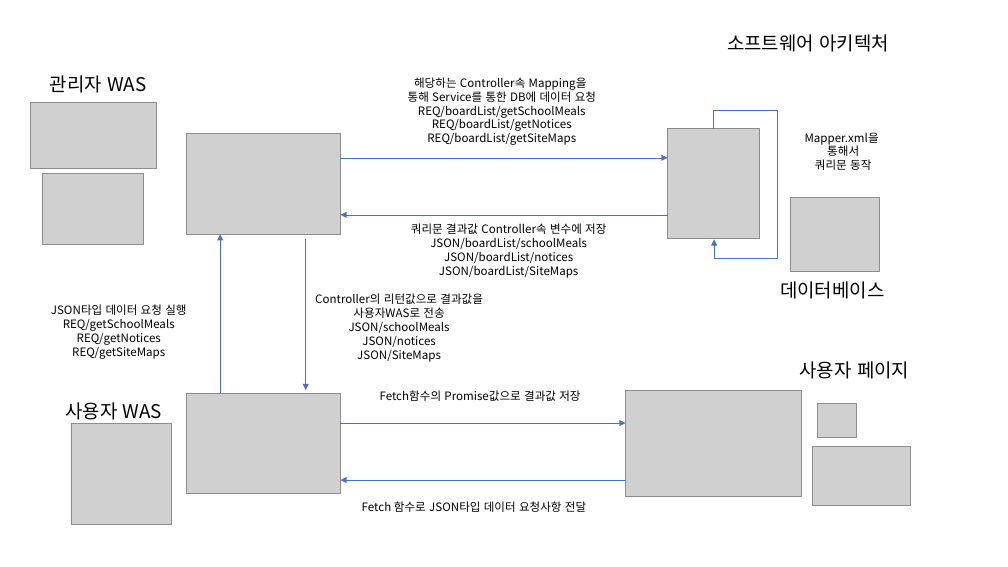
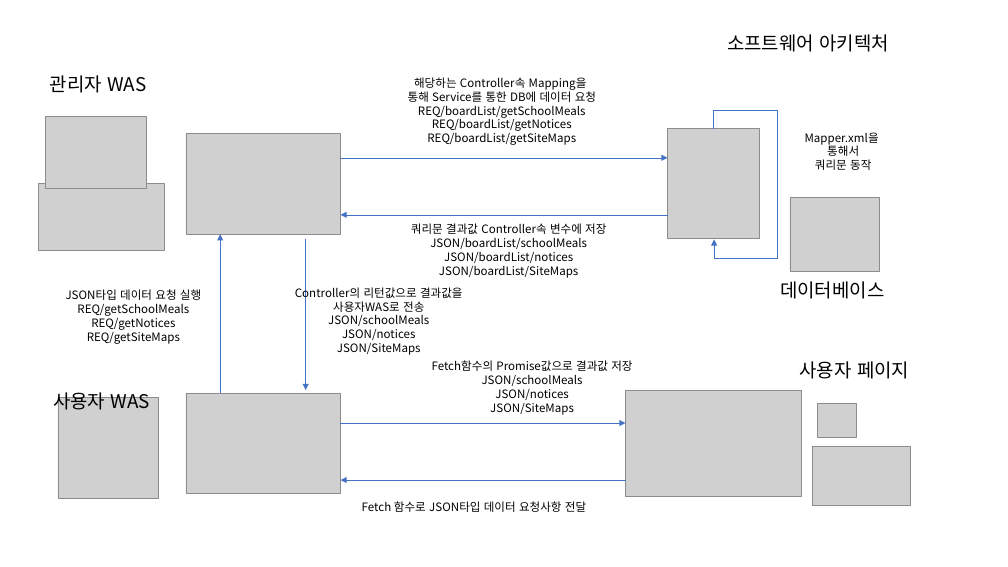
Before and after one commit to EastZero123/Work, a slide deck: slide 4 of ~2022-10-31 1인프로젝트/기획서 ~9.26/MVP 시스템 구성도.pptx. Drawn at 1008x567 pixels with LibreOffice and Linux fonts; fonts in the diff are those of the drawing; grey boxes stand for pictures. Boxes give left, top, right and bottom in pixels: in the first picture for what was removed or moved away, otherwise in the second. Text is boxed around its words. In the diff, an @@ line names an element or a change of style, - is before the commit and + after.

```diff
--- a/~2022-10-31 1인프로젝트/기획서 ~9.26/MVP 시스템 구성도.pptx
+++ b/~2022-10-31 1인프로젝트/기획서 ~9.26/MVP 시스템 구성도.pptx
@@ picture: place and size @@
-picture at (42, 173, 143, 244)
+picture at (45, 116, 146, 188)
@@ picture: place and size @@
-picture at (30, 102, 157, 169)
+picture at (38, 184, 164, 250)
@@ text "JSON타입 데이터 요청 실행": place and size @@
-text "JSON타입 데이터 요청 실행" at (51, 304, 186, 359)
+text "JSON타입 데이터 요청 실행" at (66, 289, 201, 344)
@@ text "Controller의 리턴값으로 결과값을": place and size @@
-text "Controller의 리턴값으로 결과값을" at (315, 293, 483, 362)
+text "Controller의 리턴값으로 결과값을" at (295, 285, 463, 355)
@@ text "Fetch함수의 Promise값으로 결과값 저장": place and size @@
-text "Fetch함수의 Promise값으로 결과값 저장" at (380, 390, 580, 401)
+text "Fetch함수의 Promise값으로 결과값 저장" at (432, 360, 632, 415)
@@ text "사용자 WAS" rewrapped from (65, 402, 162, 420) to (53, 388, 149, 413) @@
@@ text at (482, 374, 583, 415): paragraphs added @@
+JSON/schoolMeals
+JSON/notices
+JSON/SiteMaps
@@ picture: place and size @@
-picture at (71, 423, 172, 524)
+picture at (58, 397, 159, 498)
```
Also in this commit, not shown: 1 other slide changed, 18 other files.
